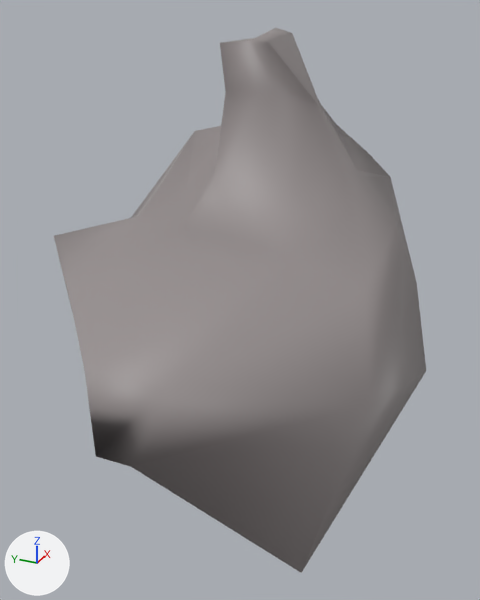
What one commit did to the FBX model Assets/Assets/Level Elements/Berg_.fbx.
Rendered twice from a 50 mm lens placed at (-430.4, 8.2, 11.8), pointed at (-404.2, 20.0, -1.3). Every picture has the same lights, and +X, +Y and +Z are marked at lower left. Where no turn or scale is listed for an object, it has been applied to the vertices.

The first picture shows 'Berg_'.
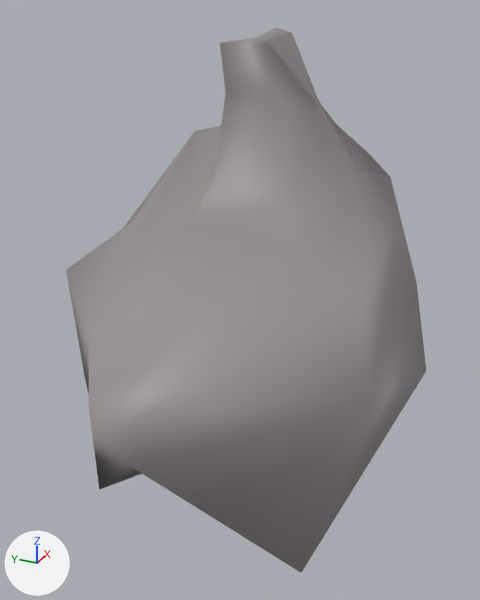
Edits to the bpy script that builds the scene:
```text
Change me_mesh:
    where me_mesh.from_pydata(...)  # 68 vertices, 132 faces; spans x -414.6..-390.7, y 11.4..27.0, z -7.9..10.3
    used by ob_berg; location = (0.0, 0.0, 0.0)
    before: 6 (-408.6, 26.0, -3.3), 9 (-410.9, 24.0, -3.3), 13 (-414.5, 21.2, -3.5) at pixel (95, 456), 32 (-414.1, 21.5, -0.2) at pixel (84, 370)
    me_mesh part 1
    add for i in [6, 9, 13, 32]: me_mesh.vertices[i].co += Vector((0.0, 0.0, -1.5))
    me_mesh.vertices[4].co: (-404.5, 25.0, 2.3) -> (-404.7, 24.5, 2.6)  # pixel (141, 215) -> pixel (147, 210)
    me_mesh.vertices[8].co: (-403.9, 23.2, 1.6) -> (-403.8, 22.9, 1.8)  # pixel (181, 230) -> pixel (187, 226)
    me_mesh.vertices[33].co: (-411.4, 24.1, 1.4) -> (-411.2, 23.5, -0.7)  # pixel (67, 288) -> pixel (89, 336)
    me_mesh.vertices[34].co: (-408.6, 26.9, 2.3) -> (-408.7, 26.4, 0.8)  # pixel (53, 235) -> pixel (65, 269)
```

Location of each change, (x1, y1, x2, y2) in pixels of the pictures (480 x 600 px; the box of a moved part takes in the faces that stretch with it):
'Berg_', reshaped
    before: (54, 28, 426, 573)
    after: (66, 28, 426, 573)
part 1 of me_mesh, moved or reshaped
    before: (54, 126, 297, 467)
    after: (66, 126, 297, 490)
